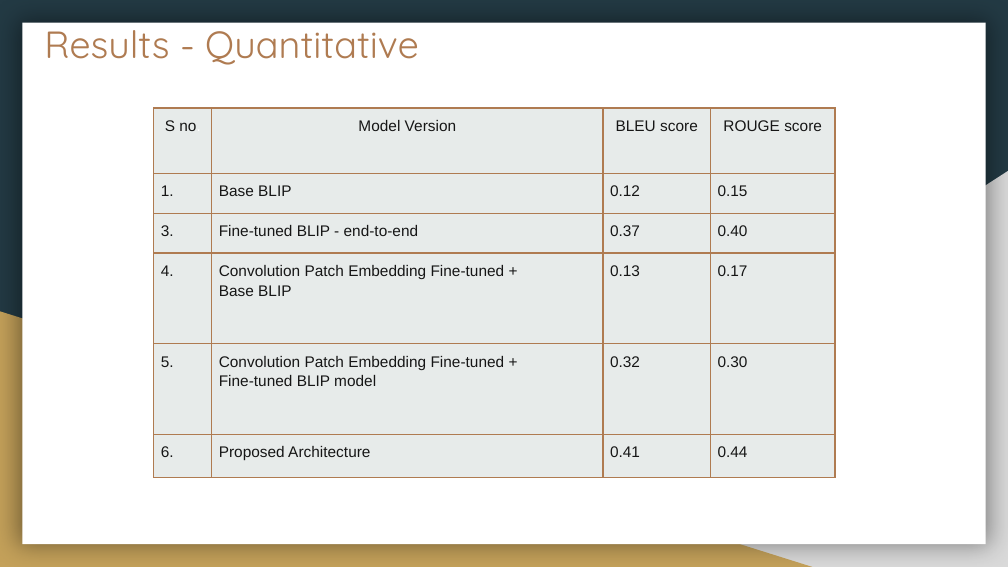
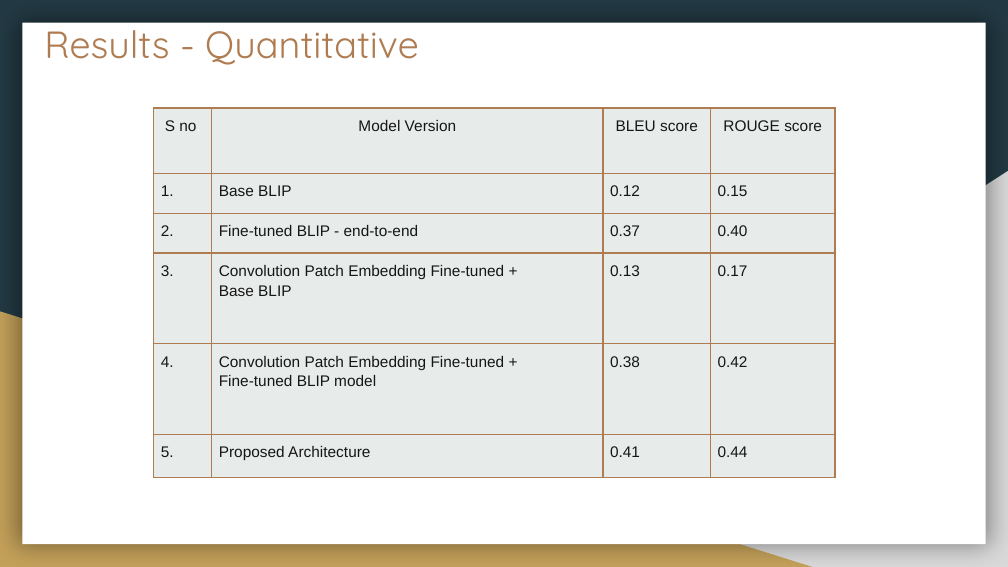
Before and after one commit to KumarAditya98/GWU-Capstone, a slide deck: slide 14 of presentation/Final_PPT.pptx. Drawn at 1008x567 pixels with LibreOffice and Linux fonts; fonts in the diff are those of the drawing. Boxes give left, top, right and bottom in pixels: in the first picture for what was removed or moved away, otherwise in the second. Text is boxed around its words. In the diff, an @@ line names an element or a change of style, - is before the commit and + after.

Commit message:
updated presentation

```diff
--- a/presentation/Final_PPT.pptx
+++ b/presentation/Final_PPT.pptx
@@ table at [154,108,836,478] @@
-row 3, column 1: 3.
+row 3, column 1: 2.
-row 4, column 1: 4.
+row 4, column 1: 3.
-row 5: 5. | Convolution Patch Embedding Fine-tuned + / Fine-tuned BLIP model | 0.32 | 0.30
+row 5: 4. | Convolution Patch Embedding Fine-tuned + / Fine-tuned BLIP model | 0.38 | 0.42
-row 6, column 1: 6.
+row 6, column 1: 5.
```
Also in this commit, not shown: 2 other files.
